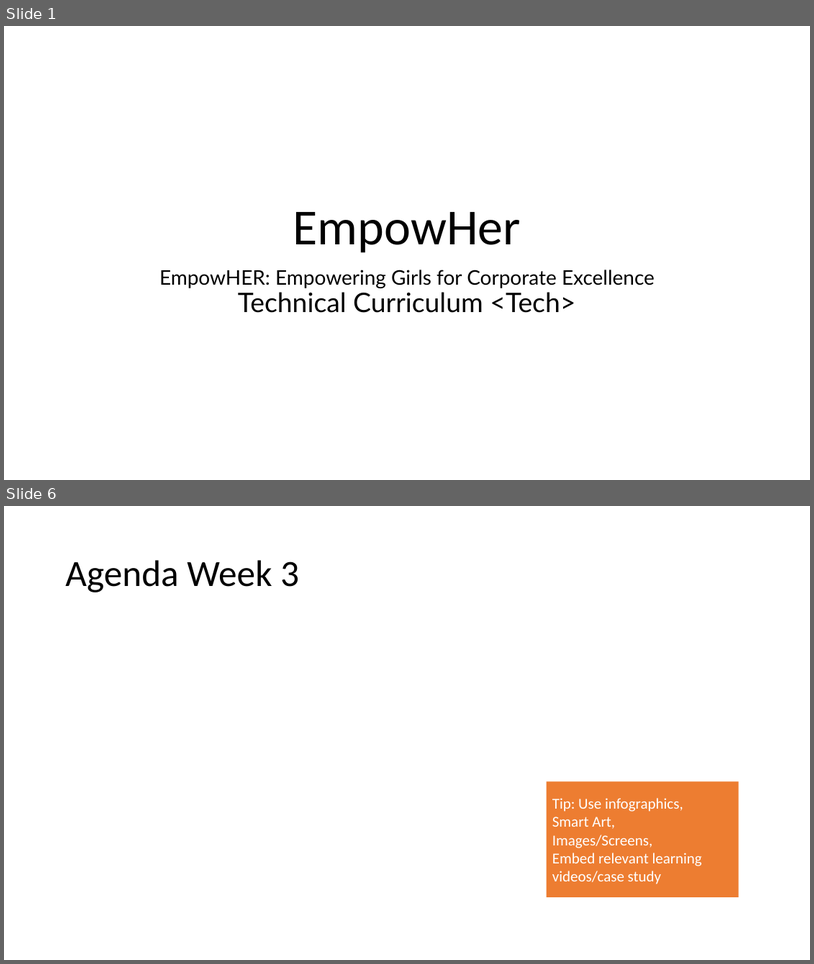
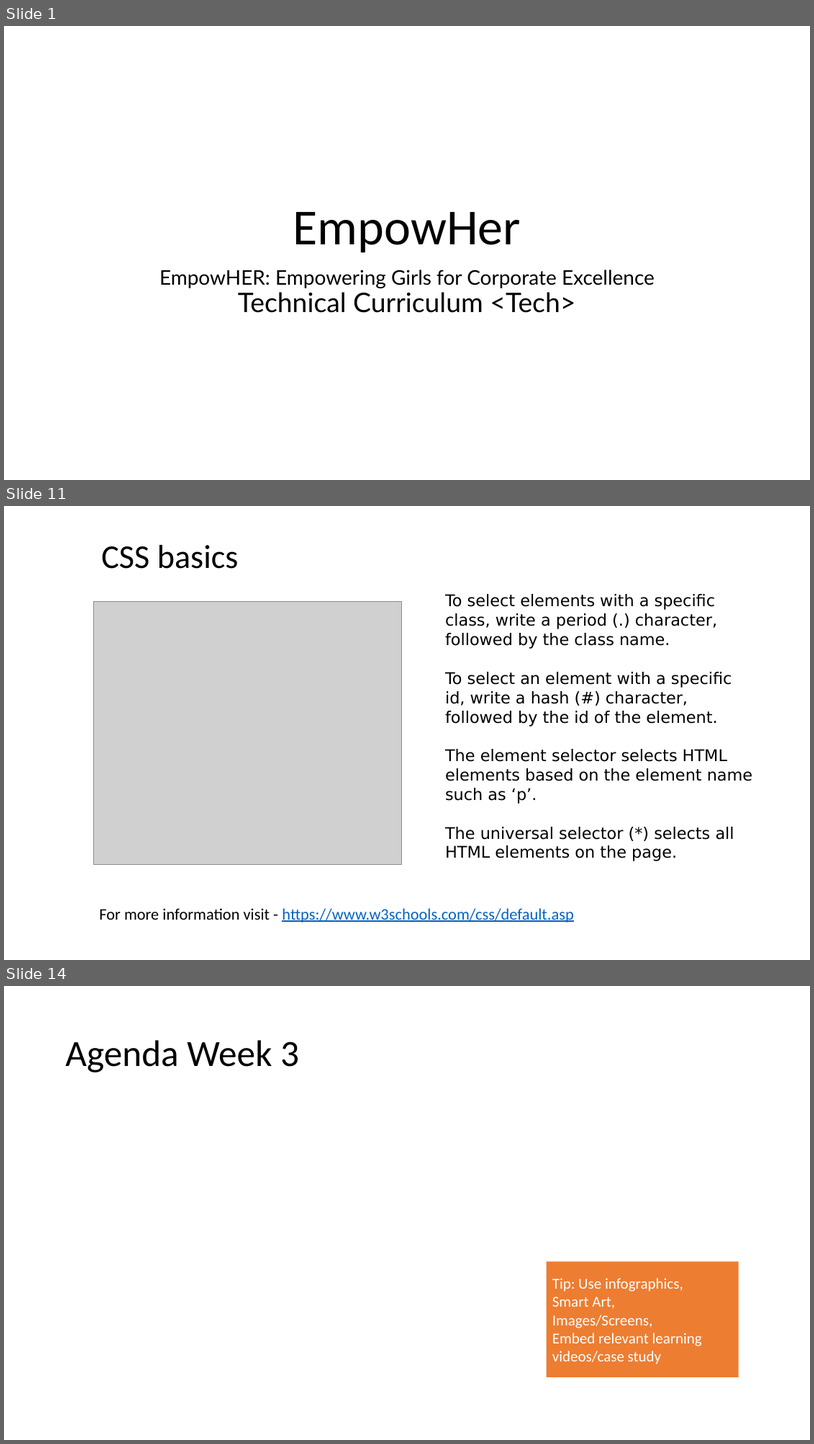
Before and after one commit to spoorthiempowher/Empowher-Curriculum, a slide deck: Angular/EmpowHer - Tech Curriculum.pptx. Shown one above the other, each under a label of ours: slides 1 and 6 before the commit, slides 1, 11 and 14 after it; the slides between them are not shown. The pictures are 814x964 and 814x1444 pixels, drawn with LibreOffice and Linux fonts; fonts in the diff are those of the drawing; grey boxes stand for pictures. Boxes give left, top, right and bottom in pixels: in the first picture for what was removed or moved away, otherwise in the second. Text is boxed around its words. In the diff, an @@ line names an element or a change of style, - is before the commit and + after.

```diff
--- a/Angular/EmpowHer - Tech Curriculum.pptx
+++ b/Angular/EmpowHer - Tech Curriculum.pptx
@@ slide 11 added at [4,506,810,960], background #FFFFFF @@
@@ title added at [101,545,239,569], 39.6 pt, text #000000 @@
+CSS basics
@@ picture added at [93,601,402,865] @@
@@ text added at [445,594,753,861], 19.2 pt, text #000000 @@
+To select elements with a specific class, write a period (.) character, followed by the class name.
+To select an element with a specific id, write a hash (#) character, followed by the id of the element.
+The element selector selects HTML elements based on the element name such as ‘p’.
+The universal selector (*) selects all HTML elements on the page.
@@ text added at [99,908,574,922], 19.2 pt, text #0563C1, underline @@
+For more information visit - https://www.w3schools.com/css/default.asp
@@ what was slide 6 is now slide 14 @@
```
Also in this commit, not shown: 11 other slides added, 4 slides removed.
